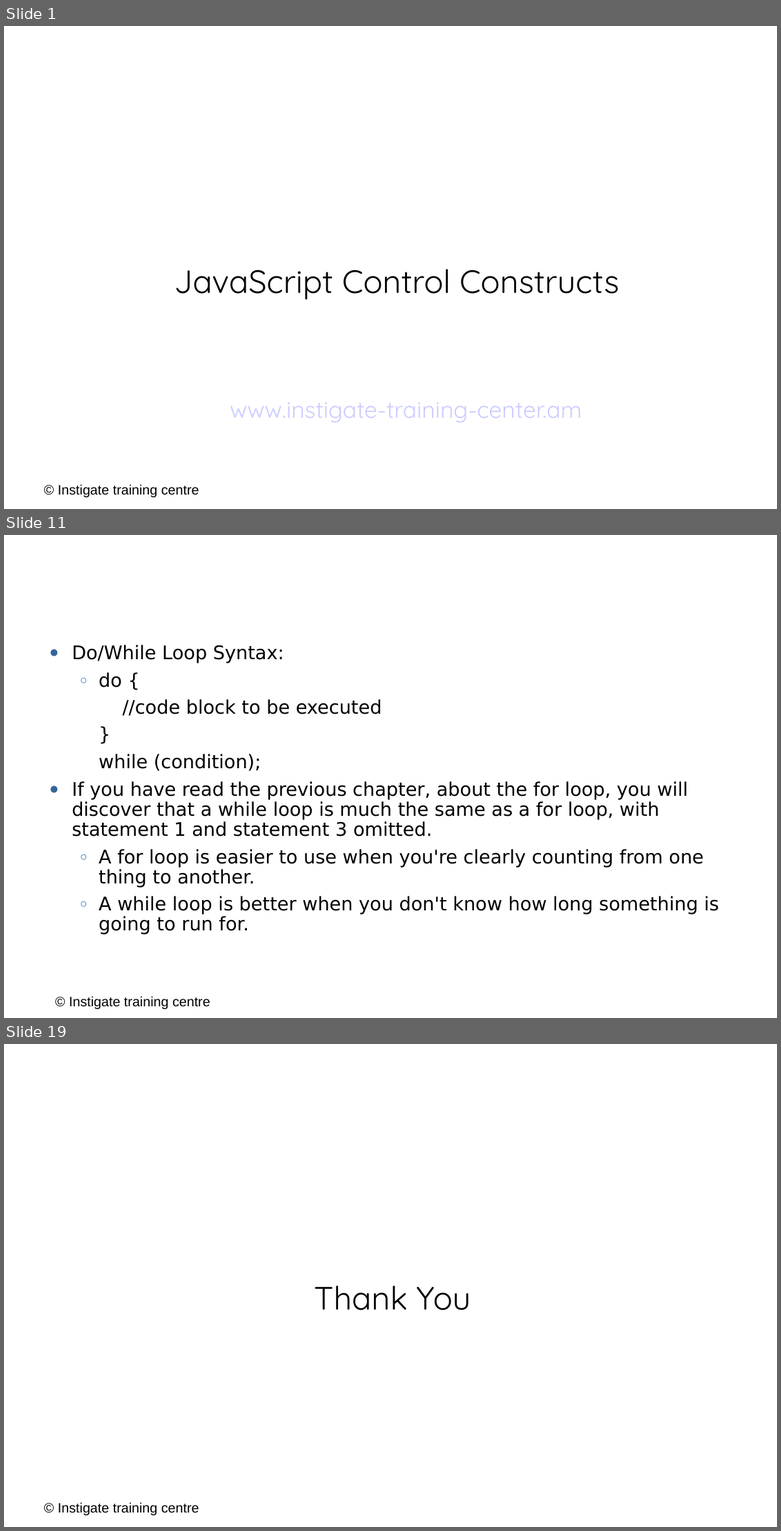
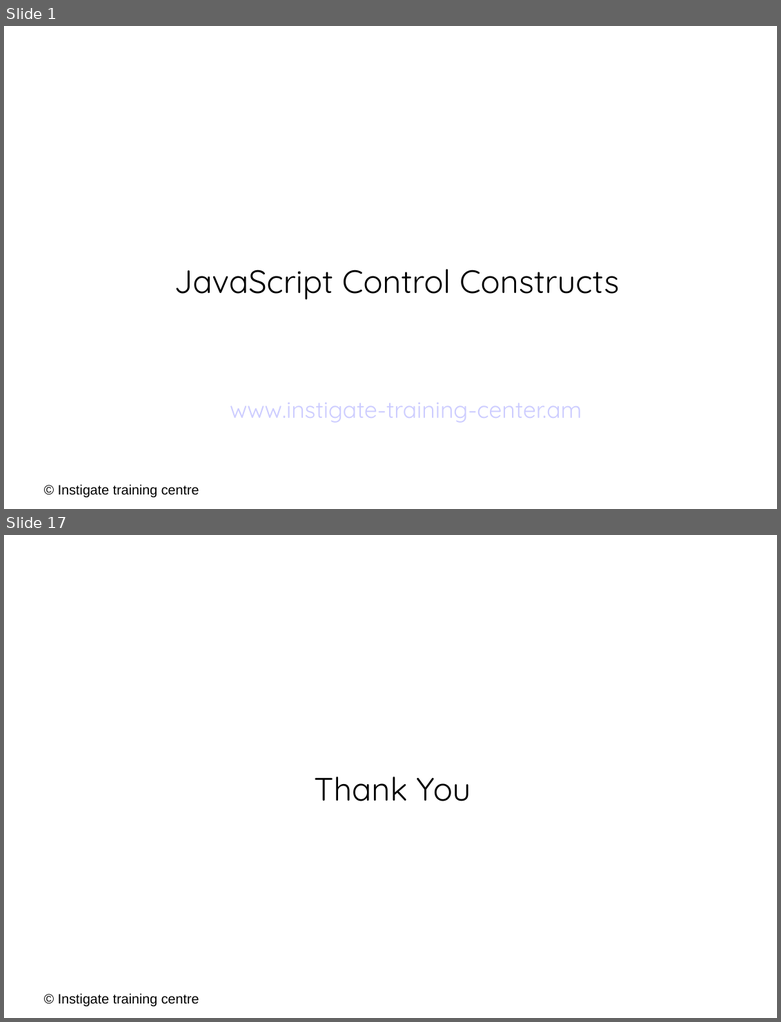
Before and after one commit to ITC-Vanadzor/ITC-7, a slide deck: Presentations/Javascript/3_control_constructs.odp. Shown one above the other, each under a label of ours: slides 1, 11 and 19 before the commit, slides 1 and 17 after it; the slides between them are not shown. The pictures are 781x1531 and 781x1022 pixels, drawn with LibreOffice and Linux fonts; fonts in the diff are those of the drawing; background and template pictures are left out. Boxes give left, top, right and bottom in pixels: in the first picture for what was removed or moved away, otherwise in the second. Text is boxed around its words. In the diff, an @@ line names an element or a change of style, - is before the commit and + after.

```diff
--- a/Presentations/Javascript/3_control_constructs.odp
+++ b/Presentations/Javascript/3_control_constructs.odp
@@ slide 11 removed at box(4, 535, 777, 1018), background #FFFFFF @@
@@ text removed at box(61, 569, 740, 609) @@
-JavaScript While Loop
@@ text removed at box(72, 645, 719, 935) @@
-● Do/While Loop Syntax:
-  ○ do {
-  //code block to be executed
-  }
-  while (condition);
-● If you have read the previous chapter, about the for loop, you will discover that a while loop is much the same as a for loop, with statement 1 and statement 3 omitted.
-  ○ A for loop is easier to use when you're clearly counting from one thing to another.
-  ○ A while loop is better when you don't know how long something is going to run for.
@@ text removed at box(69, 996, 210, 1009) @@
-© Instigate training centre
@@ what was slide 19 is now slide 17 @@
```
Also in this commit, not shown: 10 slides changed, 1 other slide removed, 1 other file.
